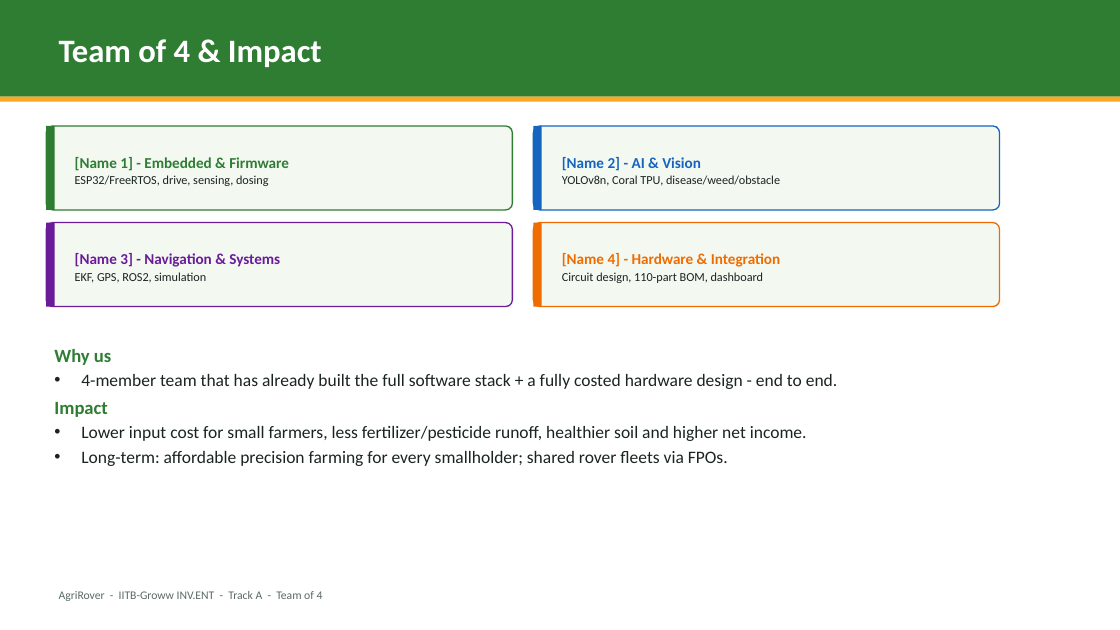
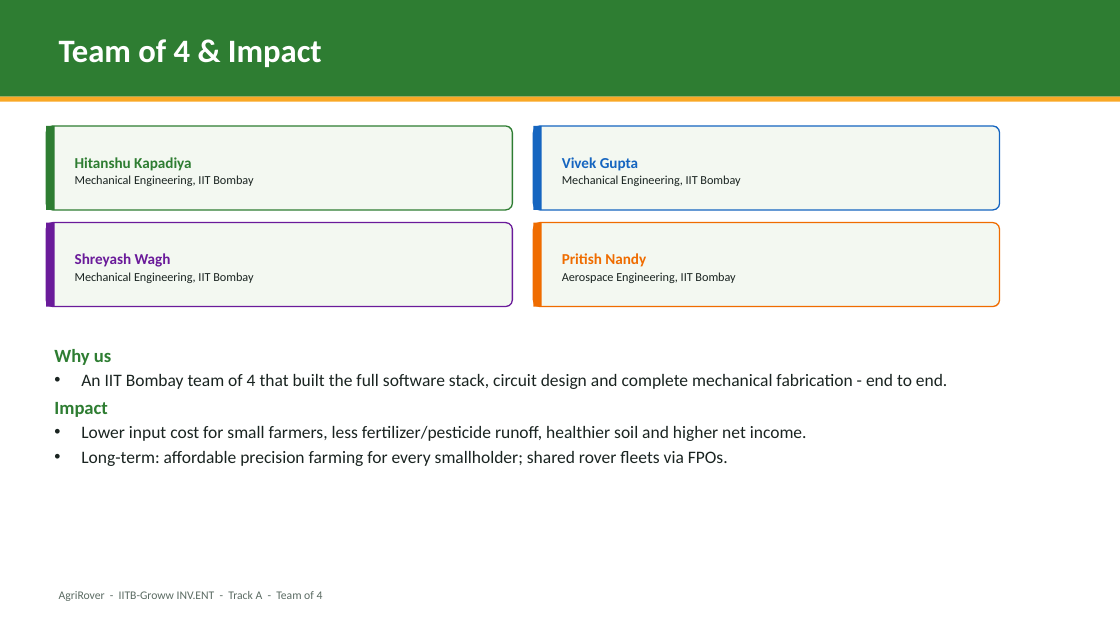
Before and after one commit to aman123825/agrobot, a slide deck: slide 7 of AgriRover_Pitch.pptx. Drawn at 1120x630 pixels with LibreOffice and Linux fonts; fonts in the diff are those of the drawing. Boxes give left, top, right and bottom in pixels: in the first picture for what was removed or moved away, otherwise in the second. Text is boxed around its words. In the diff, an @@ line names an element or a change of style, - is before the commit and + after.

Commit message:
Add real team (Hitanshu, Vivek, Shreyash, Pritish - IIT Bombay); names + dept only

```diff
--- a/AgriRover_Pitch.pptx
+++ b/AgriRover_Pitch.pptx
@@ text at <box>75,157,253,186</box>: text changed @@
-[Name 1] - Embedded & Firmware
-ESP32/FreeRTOS, drive, sensing, dosing
+Hitanshu Kapadiya
+Mechanical Engineering, IIT Bombay
@@ text at <box>562,157,740,186</box>: text changed @@
-[Name 2] - AI & Vision
-YOLOv8n, Coral TPU, disease/weed/obstacle
+Vivek Gupta
+Mechanical Engineering, IIT Bombay
@@ text at <box>75,253,253,283</box>: text changed; size 13 to 10.5 pt; text colour #6A1B9A to #1A2421; bold off @@
-[Name 3] - Navigation & Systems
-EKF, GPS, ROS2, simulation
+Shreyash Wagh
+Mechanical Engineering, IIT Bombay
@@ text at <box>562,253,735,283</box>: text changed @@
-[Name 4] - Hardware & Integration
-Circuit design, 110-part BOM, dashboard
+Pritish Nandy
+Aerospace Engineering, IIT Bombay
@@ text at <box>81,374,947,389</box>: text changed @@
-• 4-member team that has already built the full software stack + a fully costed hardware design - end to end.
+• An IIT Bombay team of 4 that built the full software stack, circuit design and complete mechanical fabrication - end to end.
```
Also in this commit, not shown: 1 other slide changed.
